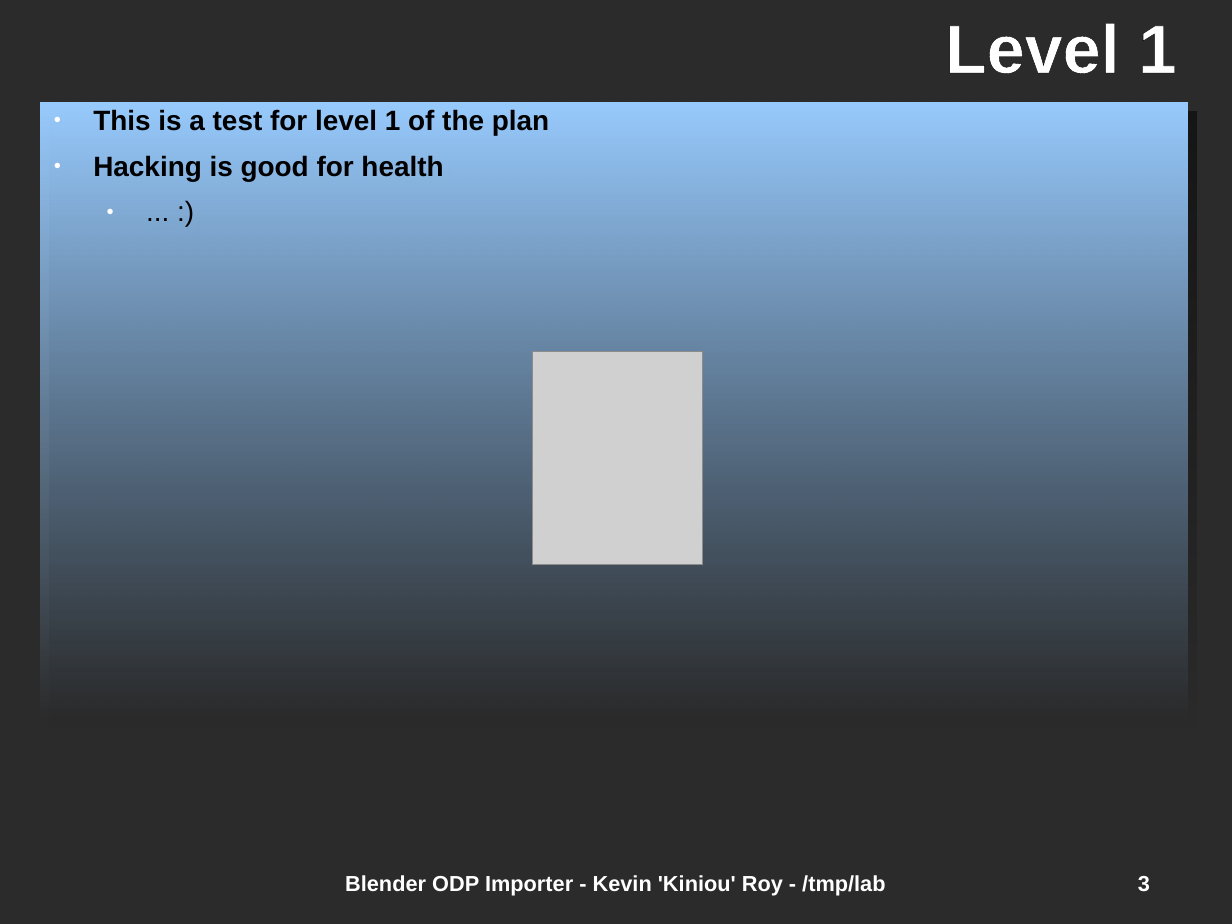
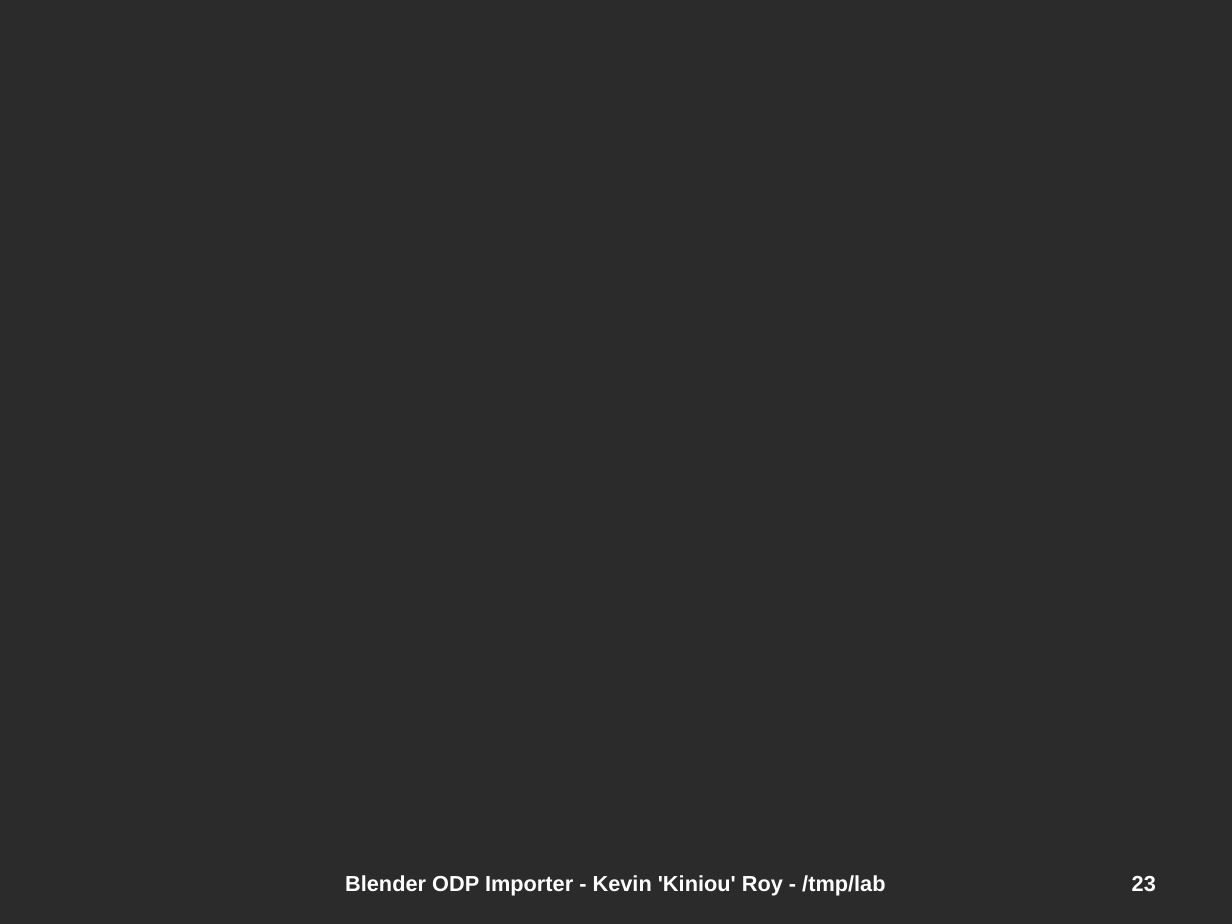
Before and after one commit to kiniou/blender-smooth-slides, a slide deck: slide 23 of import/doc/HSF2009.odp (slide 3 before the commit). Drawn at 1232x924 pixels with LibreOffice and Linux fonts; fonts in the diff are those of the drawing; grey boxes stand for pictures; background and template pictures are left out; a plain dark background stands for a picture behind light text. Boxes give left, top, right and bottom in pixels: in the first picture for what was removed or moved away, otherwise in the second. Text is boxed around its words. In the diff, an @@ line names an element or a change of style, - is before the commit and + after.

```diff
--- a/import/doc/HSF2009.odp
+++ b/import/doc/HSF2009.odp
@@ title removed at (x1=945, y1=23, x2=1176, y2=74) @@
-Level 1
@@ text removed at (x1=40, y1=103, x2=1188, y2=721) @@
-● This is a test for level 1 of the plan
-● Hacking is good for health
-  ● ... :)
@@ picture removed at (x1=533, y1=352, x2=703, y2=565) @@
@@ page number at (x1=1132, y1=876, x2=1156, y2=892): text changed @@
-3
+23
```
Also in this commit, not shown: 1 slide added, 2 slides removed, 3 other files.
